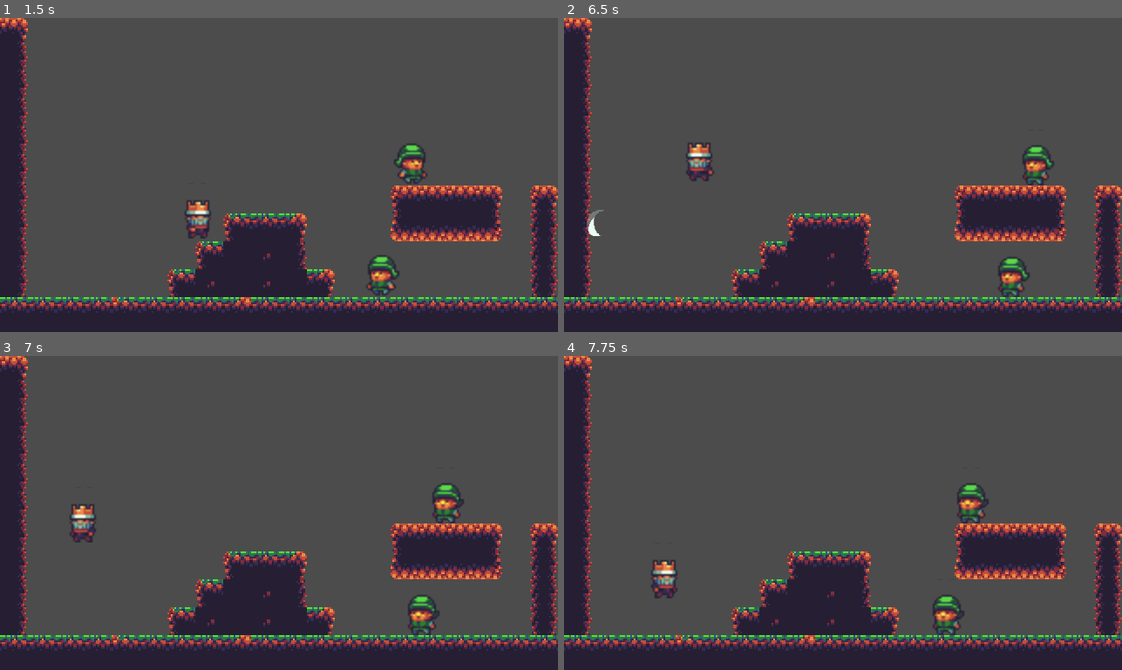
Above: before the commit, frames 1-4 (two rows, left to right).
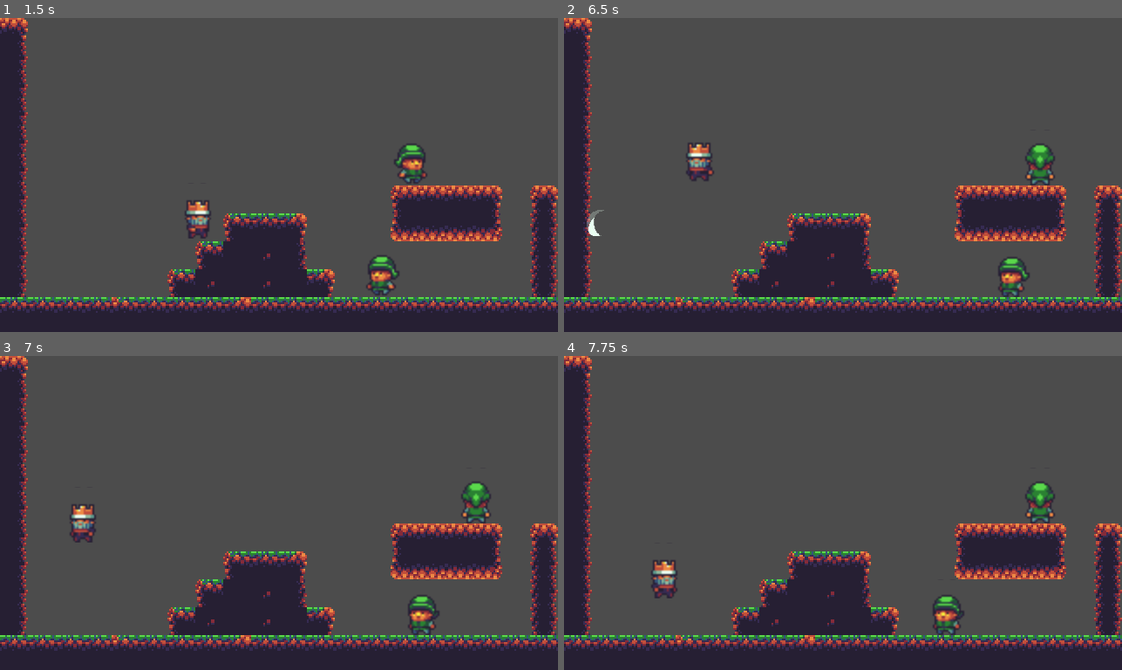
Above: after the commit, the same moments.

Repository: thaian229/Godot-Bizarre-Adventure
Game: Godot game, scene res://scenes/StageOne.tscn
Two runs of this game, one before a commit and one after it. Both use one fixed random seed, a clock stepped at 60 frames per second and the inputs below.
Inputs:
- Up to frame 1 (1.5 s): hold D (move_right) from 0.53 s (still down); tap Space (attack) at 0.6, 1.35 s; tap W (jump) at 0.77 s
- Up to frame 2 (6.5 s): tap W (jump) at 1.52, 3.02, 3.77, 4.52, 6.02 s; release D (move_right) at 2.03 s; hold A (move_left) 2.03-2.78 s; tap Space (attack) every 0.75 s from 2.1 to 5.85 s; hold D (move_right) 2.78-4.28 s; hold A (move_left) 4.28-5.03 s; hold D (move_right) 5.03-5.78 s; hold A (move_left) from 5.78 s (still down)
- Up to frame 3 (7 s): keep holding A (move_left); tap Space (attack) at 6.6 s; tap W (jump) at 6.77 s
- Up to frame 4 (7.75 s): release A (move_left) at 7.28 s; hold D (move_right) from 7.28 s (still down); tap Space (attack) at 7.35 s; tap W (jump) at 7.52 s

Frame 1 is identical in both runs. In frame 2, 0.5% of the frame differs, in the area x 82-88%, y 40-54%; in frame 3, 1.0%; in frame 4, 1.1%, in the area x 70-88%, y 40-54%.

Commit message:
Add kill enemy

Diff:
--- a/scenes/Enemy.gd
+++ b/scenes/Enemy.gd
@@ -2,19 +2,27 @@
 extends KinematicBody2D
 # Simple, base enemy entity
 
+signal die
+
 export(int, 0, 200) var speed := 30
 export(int, 0, 500) var gravity := 200
+
+var is_dead := false
 
 var _direction := Vector2.ZERO
 var _velocity := Vector2.ZERO
 
 onready var animation := $AnimatedSprite as AnimatedSprite
 onready var ground_check := $RayCast2D as RayCast2D
+onready var death_timer := $DecayTimer as Timer
+onready var collider := $CollisionShape2D as CollisionShape2D
 onready var screen_size := get_viewport_rect().size
+
 
 func _ready():
 	_direction.x = -1
 	ground_check.position.x = -abs(ground_check.position.x)
+
 
 func _physics_process(delta: float) -> void:
 	# update move
@@ -24,6 +32,10 @@
 	# Prevent player go out of viewport
 	position.x = clamp(position.x, 0, screen_size.x)
 	position.y = clamp(position.y, 0, screen_size.y)
+
+
+func _on_DecayTimer_timeout():
+	call_deferred("queue_free")
 
 
 func _update_move(delta: float) -> void:
@@ -37,3 +49,18 @@
 
 	animation.flip_h = _direction.x < 0
 	animation.play("walk")
+
+
+func dead() -> void:
+	if is_dead:
+		return
+	is_dead = true
+	# freeze
+	set_physics_process(false)
+	# turn off collider --> can pass
+	collider.set_deferred("disabled", true)
+	animation.play("dead")
+	# just in-case manager class need to keep track
+	emit_signal("die")
+	# schedule destroy
+	death_timer.start()
--- a/scenes/Enemy.tscn
+++ b/scenes/Enemy.tscn
@@ -1,7 +1,11 @@
-[gd_scene load_steps=9 format=2]
+[gd_scene load_steps=10 format=2]
 
 [ext_resource path="res://sprites/characters.png" type="Texture" id=1]
 [ext_resource path="res://scenes/Enemy.gd" type="Script" id=2]
+
+[sub_resource type="AtlasTexture" id=7]
+atlas = ExtResource( 1 )
+region = Rect2( 704, 64, 32, 32 )
 
 [sub_resource type="AtlasTexture" id=1]
 atlas = ExtResource( 1 )
@@ -21,6 +25,11 @@
 
 [sub_resource type="SpriteFrames" id=5]
 animations = [ {
+"frames": [ SubResource( 7 ) ],
+"loop": false,
+"name": "dead",
+"speed": 0.0
+}, {
 "frames": [ SubResource( 1 ), SubResource( 2 ), SubResource( 3 ), SubResource( 4 ) ],
 "loop": true,
 "name": "walk",
@@ -30,7 +39,7 @@
 [sub_resource type="RectangleShape2D" id=6]
 extents = Vector2( 9, 11.5 )
 
-[node name="Enemy" type="KinematicBody2D"]
+[node name="Enemy" type="KinematicBody2D" groups=["enemy"]]
 script = ExtResource( 2 )
 __meta__ = {
 "_edit_group_": true
@@ -38,7 +47,7 @@
 
 [node name="AnimatedSprite" type="AnimatedSprite" parent="."]
 frames = SubResource( 5 )
-animation = "walk"
+animation = "dead"
 
 [node name="CollisionShape2D" type="CollisionShape2D" parent="."]
 position = Vector2( -1, 4.5 )
@@ -48,3 +57,9 @@
 position = Vector2( 8, 10 )
 enabled = true
 cast_to = Vector2( 0, 10 )
+
+[node name="DecayTimer" type="Timer" parent="."]
+wait_time = 2.0
+one_shot = true
+
+[connection signal="timeout" from="DecayTimer" to="." method="_on_DecayTimer_timeout"]
--- a/scenes/Player.gd
+++ b/scenes/Player.gd
@@ -53,7 +53,6 @@
 		muzzle.position.x = +abs(muzzle.position.x)
 
 	_velocity.x = _direction.x * speed
-	return
 
 
 func _jump_update(delta: float) -> void:
@@ -61,7 +60,6 @@
 		_velocity.y = -jump_speed
 
 	_velocity.y += gravity * delta
-	return
 
 
 func _change_move_animation() -> void:
@@ -85,8 +83,6 @@
 		else:
 			animation.play("fall")
 
-	return
-
 
 func _handle_attack() -> void:
 	if Input.is_action_just_pressed("attack") and not _attacking:
@@ -98,4 +94,3 @@
 		slash.set_direction(animation.flip_h)
 		slash.position = muzzle.global_position
 		get_tree().root.add_child(slash)
-	return
--- a/scenes/Player.tscn
+++ b/scenes/Player.tscn
@@ -96,6 +96,7 @@
 extents = Vector2( 7.5, 11 )
 
 [node name="Player" type="KinematicBody2D"]
+z_index = 1
 script = ExtResource( 2 )
 __meta__ = {
 "_edit_group_": true
--- a/scenes/Slash.gd
+++ b/scenes/Slash.gd
@@ -33,7 +33,10 @@
 	queue_free()
 
 
-func _on_Slash_body_entered(_body: Node):
+func _on_Slash_body_entered(body: Node):
+	# handle enemy collide
+	if body.is_in_group("enemy"):
+		body.dead()
 	call_deferred("queue_free")
 
 
